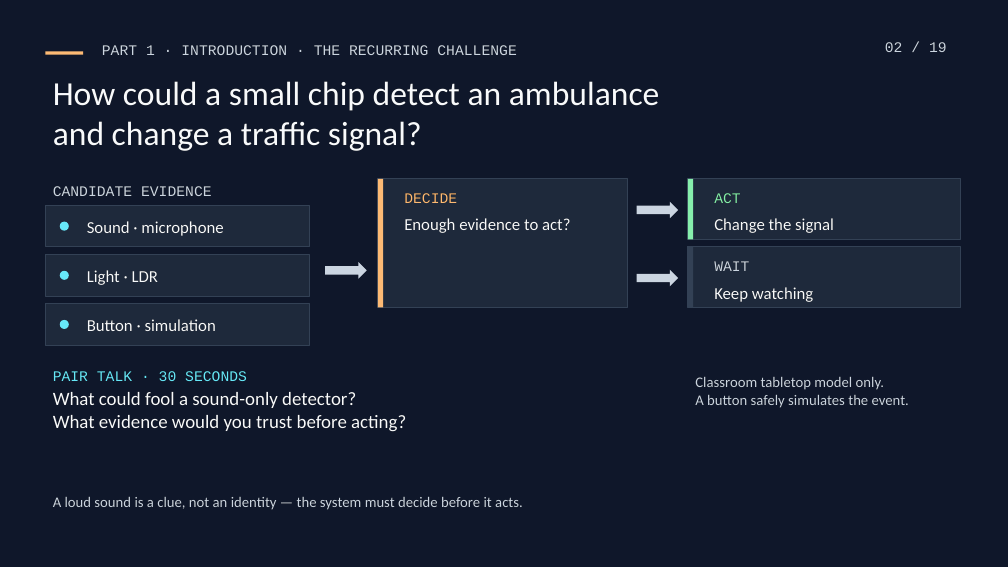
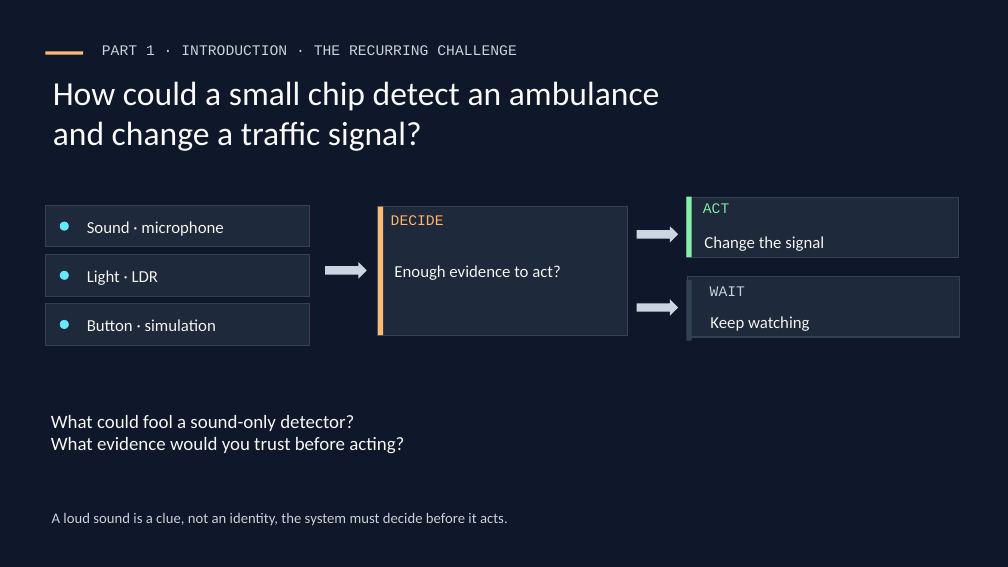
Before and after one commit to kaifshaheemj/iot-workshop, a slide deck: slide 2 of presentations/From-Sensors-to-Smart-Systems.pptx. Drawn at 1008x567 pixels with LibreOffice and Linux fonts; fonts in the diff are those of the drawing. Boxes give left, top, right and bottom in pixels: in the first picture for what was removed or moved away, otherwise in the second. Text is boxed around its words. In the diff, an @@ line names an element or a change of style, - is before the commit and + after.

```diff
--- a/presentations/From-Sensors-to-Smart-Systems.pptx
+++ b/presentations/From-Sensors-to-Smart-Systems.pptx
@@ text removed at [885, 42, 947, 52] @@
-02 / 19
@@ text removed at [53, 186, 212, 196] @@
-CANDIDATE EVIDENCE
@@ 2 rectangles, 1 text, 1 right arrow: place and size @@
-2 rectangles, 1 text, 1 right arrow at [53, 179, 678, 432]
+2 rectangles, 1 text, 1 right arrow at [51, 206, 678, 454]
@@ text "DECIDE": place and size @@
-text "DECIDE" at [404, 193, 457, 203]
+text "DECIDE" at [391, 215, 444, 225]
@@ rectangle: place and size @@
-rectangle at [688, 179, 693, 240]
+rectangle at [687, 197, 692, 257]
@@ rectangle: place and size @@
-rectangle at [688, 179, 960, 240]
+rectangle at [687, 197, 959, 258]
@@ text "ACT": place and size @@
-text "ACT" at [714, 193, 740, 203]
+text "ACT" at [703, 203, 729, 213]
@@ text "Change the signal": place and size @@
-text "Change the signal" at [714, 218, 834, 233]
+text "Change the signal" at [704, 236, 824, 251]
@@ text "Enough evidence to act?": place and size @@
-text "Enough evidence to act?" at [404, 218, 570, 233]
+text "Enough evidence to act?" at [394, 265, 560, 280]
@@ right arrow: place and size @@
-right arrow at [637, 270, 678, 287]
+right arrow at [637, 299, 678, 316]
@@ rectangle: place and size @@
-rectangle at [688, 247, 960, 308]
+rectangle at [687, 277, 960, 337]
@@ rectangle: place and size @@
-rectangle at [688, 247, 693, 308]
+rectangle at [687, 281, 692, 341]
@@ text "WAIT": place and size @@
-text "WAIT" at [714, 261, 749, 271]
+text "WAIT" at [710, 286, 745, 296]
@@ text "Keep watching": place and size @@
-text "Keep watching" at [714, 287, 813, 302]
+text "Keep watching" at [710, 316, 809, 331]
@@ text removed at [53, 371, 247, 381] @@
-PAIR TALK · 30 SECONDS
@@ text removed at [695, 377, 909, 408] @@
-Classroom tabletop model only.
-A button safely simulates the event.
@@ text at [52, 513, 508, 526]: text changed @@
-A loud sound is a clue, not an identity — the system must decide before it acts.
+A loud sound is a clue, not an identity, the system must decide before it acts.
```
Also in this commit, not shown: 17 other slides changed, 1 slide added, 2 slides removed, 6 other files.
